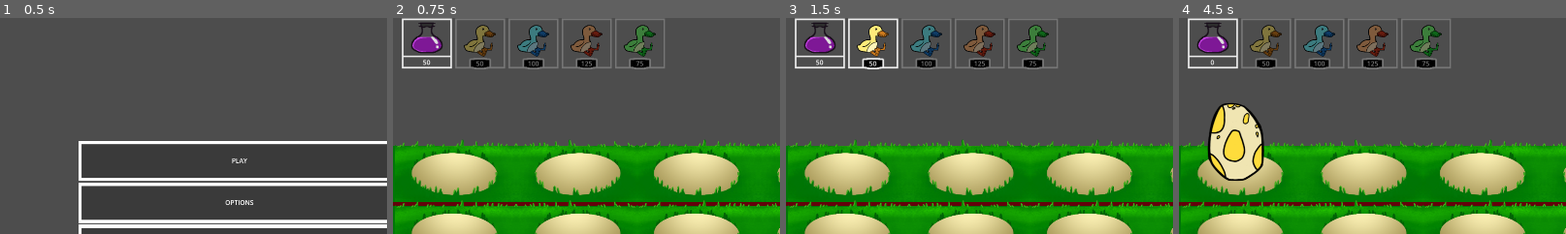
Above: before the commit, frames 1-4 (left to right).
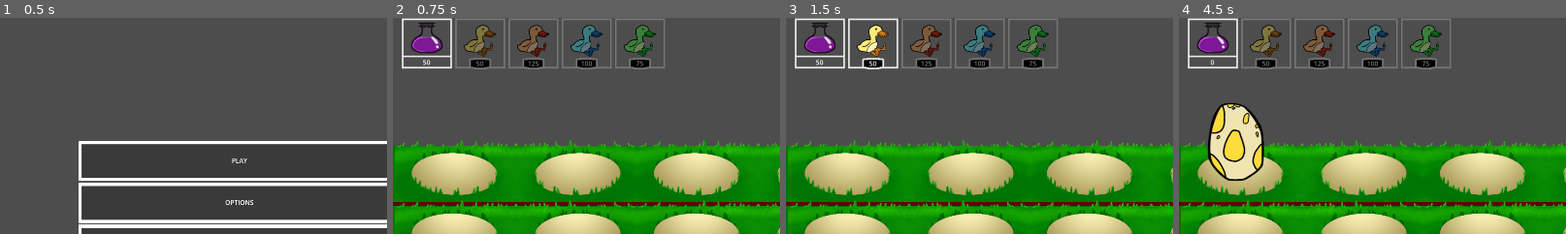
Above: after the commit, the same moments.

Repository: ImOutOfBounds/tower-defense
Game: Godot game, scene res://scenes/ui/MainMenu.tscn
Two runs of this game, one before a commit and one after it. Both use one fixed random seed, a clock stepped at 60 frames per second and the inputs below.
Inputs (mouse positions are % of the whole screen's width and height, from its top left):
- Up to frame 1 (0.5 s): no input
- Up to frame 2 (0.75 s): click "PLAY" at 0.5 s
- Up to frame 3 (1.5 s): tap Enter at 1.25 s; move the mouse to (11, 7) at 1.27 s; click (11, 7) at 1.42 s
- Up to frame 4 (4.5 s): tap Space at 2, 3.5 s; move the mouse to (18, 7) at 2.02 s; click (18, 7) at 2.17 s; tap Enter at 2.75, 4.25 s; move the mouse to (25, 7) at 2.77 s; click (25, 7) at 2.92 s; move the mouse to (32, 7) at 3.52 s; click (32, 7) at 3.67 s; move the mouse to (8, 37) at 4.27 s; click (8, 37) at 4.42 s
The pictures show only the part of the screen within x 0-50%, y 1-51%; the shares and areas given below are measured in that part.

Frame 1 is identical in both runs. In frame 2, 1.0% of the frame differs, in the area x 32-54%, y 3-23%; in frame 3, 1.0%; in frame 4, 1.0%.

Commit message:
Applying resource usage

Diff:
--- /dev/null
+++ b/resources/ChemicalDuck.tres
@@ -0,0 +1,15 @@
+[gd_resource type="Resource" script_class="Duck" load_steps=4 format=3 uid="uid://dcofloqvy26sh"]
+
+[ext_resource type="Script" path="res://resources/duck.gd" id="1_4hkyn"]
+[ext_resource type="PackedScene" uid="uid://bv00pr4n80ion" path="res://scenes/Projectiles/GreenShot.tscn" id="1_kxpjf"]
+[ext_resource type="Texture2D" uid="uid://clhs8f5an4m2j" path="res://sprites/1000074698.png" id="3_fgvjm"]
+
+[resource]
+script = ExtResource("1_4hkyn")
+bullet = ExtResource("1_kxpjf")
+bulletTime = 1.0
+cost = 75
+isAtkDuck = true
+life = 100.0
+spriteContent = ExtResource("3_fgvjm")
+duckId = 4
--- /dev/null
+++ b/resources/FireDuck.tres
@@ -0,0 +1,15 @@
+[gd_resource type="Resource" script_class="Duck" load_steps=4 format=3 uid="uid://booaip81lt2ve"]
+
+[ext_resource type="PackedScene" uid="uid://b3pv7irlkanal" path="res://scenes/Projectiles/FireShot.tscn" id="1_fioqr"]
+[ext_resource type="Script" path="res://resources/duck.gd" id="1_xkj15"]
+[ext_resource type="Texture2D" uid="uid://bhi1pu2guh8be" path="res://sprites/1000074694.png" id="2_gm2bo"]
+
+[resource]
+script = ExtResource("1_xkj15")
+bullet = ExtResource("1_fioqr")
+bulletTime = 0.7
+cost = 125
+isAtkDuck = true
+life = 100.0
+spriteContent = ExtResource("2_gm2bo")
+duckId = 3
--- /dev/null
+++ b/resources/FreezeDuck.tres
@@ -0,0 +1,15 @@
+[gd_resource type="Resource" script_class="Duck" load_steps=4 format=3 uid="uid://bkpuxbjqntjvi"]
+
+[ext_resource type="PackedScene" uid="uid://c683wtbcm3c8s" path="res://scenes/Projectiles/IceShot.tscn" id="1_5cy77"]
+[ext_resource type="Script" path="res://resources/duck.gd" id="1_c710t"]
+[ext_resource type="Texture2D" uid="uid://b7lnv6dr73ydj" path="res://sprites/1000074690.png" id="2_y1s1q"]
+
+[resource]
+script = ExtResource("1_c710t")
+bullet = ExtResource("1_5cy77")
+bulletTime = 2.0
+cost = 100
+isAtkDuck = true
+life = 100.0
+spriteContent = ExtResource("2_y1s1q")
+duckId = 2
--- /dev/null
+++ b/resources/YellowDuck.tres
@@ -0,0 +1,15 @@
+[gd_resource type="Resource" script_class="Duck" load_steps=4 format=3 uid="uid://rdohsd3c4d5w"]
+
+[ext_resource type="Script" path="res://resources/duck.gd" id="1_3k0oh"]
+[ext_resource type="PackedScene" uid="uid://b0hnypd1rexjo" path="res://scenes/collectibles/Energy.tscn" id="1_o8a4m"]
+[ext_resource type="Texture2D" uid="uid://b0wks8ce5q57q" path="res://sprites/1000074685.png" id="3_ns8l6"]
+
+[resource]
+script = ExtResource("1_3k0oh")
+bullet = ExtResource("1_o8a4m")
+bulletTime = 5.0
+cost = 50
+isAtkDuck = false
+life = 100.0
+spriteContent = ExtResource("3_ns8l6")
+duckId = 1
--- /dev/null
+++ b/resources/duck.gd
@@ -0,0 +1,10 @@
+extends Resource
+class_name Duck
+
+@export var bullet: PackedScene
+@export var bulletTime: float = 1.0
+@export var cost: int = 0
+@export var isAtkDuck: bool = true
+@export var life: float = 100
+@export var spriteContent: Texture
+@export var duckId: int = 0
--- a/resources/menuInfo.gd
+++ /dev/null
@@ -1,7 +0,0 @@
-class_name duckInfo
-extends Resource
-
-
-@export var id : int
-@export var cost : int
-@export var sprite : Texture
--- a/scenes/torret/duck1.tscn
+++ b/scenes/torret/duck1.tscn
@@ -1,7 +1,7 @@
 [gd_scene load_steps=7 format=3 uid="uid://c03h45ggehvp5"]
 
 [ext_resource type="Script" path="res://scripts/torret_1.gd" id="1_h7ilt"]
-[ext_resource type="PackedScene" uid="uid://b0hnypd1rexjo" path="res://scenes/collectibles/Energy.tscn" id="2_shy7k"]
+[ext_resource type="Resource" uid="uid://rdohsd3c4d5w" path="res://resources/YellowDuck.tres" id="2_jyth8"]
 [ext_resource type="Texture2D" uid="uid://b0wks8ce5q57q" path="res://sprites/1000074685.png" id="3_3fkh7"]
 [ext_resource type="PackedScene" uid="uid://daabpjdihowwe" path="res://scenes/torret/egg.tscn" id="4_r13t0"]
 
@@ -14,10 +14,7 @@
 [node name="Torret1" type="StaticBody2D"]
 z_index = 1
 script = ExtResource("1_h7ilt")
-bullet = ExtResource("2_shy7k")
-bulletTime = 5.0
-cost = 50
-isAtkDuck = false
+data = ExtResource("2_jyth8")
 
 [node name="CollisionShape2D" type="CollisionShape2D" parent="."]
 position = Vector2(203.5, 28.5)
--- a/scenes/torret/duck2.tscn
+++ b/scenes/torret/duck2.tscn
@@ -1,7 +1,7 @@
 [gd_scene load_steps=6 format=3 uid="uid://b6nt482bqikky"]
 
 [ext_resource type="Script" path="res://scripts/torret_1.gd" id="1_3nruu"]
-[ext_resource type="PackedScene" uid="uid://c683wtbcm3c8s" path="res://scenes/Projectiles/IceShot.tscn" id="2_dm3s2"]
+[ext_resource type="Resource" uid="uid://bkpuxbjqntjvi" path="res://resources/FreezeDuck.tres" id="2_gtyn4"]
 [ext_resource type="Texture2D" uid="uid://b7lnv6dr73ydj" path="res://sprites/1000074690.png" id="3_lyf35"]
 [ext_resource type="PackedScene" uid="uid://daabpjdihowwe" path="res://scenes/torret/egg.tscn" id="4_almwr"]
 [ext_resource type="Texture2D" uid="uid://3oxenb8l02nx" path="res://sprites/1000074741.png" id="5_3q7d8"]
@@ -9,9 +9,7 @@
 [node name="Torret1" type="Node2D"]
 z_index = 1
 script = ExtResource("1_3nruu")
-bullet = ExtResource("2_dm3s2")
-bulletTime = 2.0
-cost = 100
+data = ExtResource("2_gtyn4")
 
 [node name="Aim" type="Marker2D" parent="."]
 position = Vector2(230, -30)
--- a/scenes/torret/duck3.tscn
+++ b/scenes/torret/duck3.tscn
@@ -1,7 +1,7 @@
 [gd_scene load_steps=6 format=3 uid="uid://np1tqdi0u0v2"]
 
 [ext_resource type="Script" path="res://scripts/torret_1.gd" id="1_6747l"]
-[ext_resource type="PackedScene" uid="uid://b3pv7irlkanal" path="res://scenes/Projectiles/FireShot.tscn" id="2_jsnjn"]
+[ext_resource type="Resource" uid="uid://booaip81lt2ve" path="res://resources/FireDuck.tres" id="2_kgnyk"]
 [ext_resource type="Texture2D" uid="uid://bhi1pu2guh8be" path="res://sprites/1000074694.png" id="3_y7au0"]
 [ext_resource type="PackedScene" uid="uid://daabpjdihowwe" path="res://scenes/torret/egg.tscn" id="4_a5db4"]
 [ext_resource type="Texture2D" uid="uid://c0n5ii4yd5sil" path="res://sprites/1000074737.png" id="5_rw7je"]
@@ -9,9 +9,7 @@
 [node name="Torret1" type="Node2D"]
 z_index = 1
 script = ExtResource("1_6747l")
-bullet = ExtResource("2_jsnjn")
-bulletTime = 0.5
-cost = 125
+data = ExtResource("2_kgnyk")
 
 [node name="Aim" type="Marker2D" parent="."]
 position = Vector2(230, -30)
--- a/scenes/torret/duck4.tscn
+++ b/scenes/torret/duck4.tscn
@@ -1,7 +1,7 @@
 [gd_scene load_steps=6 format=3 uid="uid://desvuw83pbd04"]
 
 [ext_resource type="Script" path="res://scripts/torret_1.gd" id="1_k6s72"]
-[ext_resource type="PackedScene" uid="uid://bv00pr4n80ion" path="res://scenes/Projectiles/GreenShot.tscn" id="2_mmwq7"]
+[ext_resource type="Resource" uid="uid://dcofloqvy26sh" path="res://resources/ChemicalDuck.tres" id="2_n05p5"]
 [ext_resource type="Texture2D" uid="uid://clhs8f5an4m2j" path="res://sprites/1000074698.png" id="3_iidwv"]
 [ext_resource type="PackedScene" uid="uid://daabpjdihowwe" path="res://scenes/torret/egg.tscn" id="4_vn6tn"]
 [ext_resource type="Texture2D" uid="uid://xqovwvj210mn" path="res://sprites/1000074745.png" id="5_j0rki"]
@@ -9,9 +9,7 @@
 [node name="Torret1" type="Node2D"]
 z_index = 1
 script = ExtResource("1_k6s72")
-bullet = ExtResource("2_mmwq7")
-bulletTime = 1.5
-cost = 75
+data = ExtResource("2_n05p5")
 
 [node name="Aim" type="Marker2D" parent="."]
 position = Vector2(230, -30)
--- a/scenes/ui/hotbar.tscn
+++ b/scenes/ui/hotbar.tscn
@@ -3,10 +3,10 @@
 [ext_resource type="Script" path="res://scripts/hotbar.gd" id="1_jhfni"]
 [ext_resource type="PackedScene" uid="uid://dkdwnisny52rw" path="res://scenes/ui/hotbarItem.tscn" id="2_7syf8"]
 [ext_resource type="Texture2D" uid="uid://biaq1w6g2t2le" path="res://sprites/hotbarFrame-1.png.png" id="2_m7i88"]
-[ext_resource type="Texture2D" uid="uid://b0wks8ce5q57q" path="res://sprites/1000074685.png" id="3_bn7bx"]
-[ext_resource type="Texture2D" uid="uid://b7lnv6dr73ydj" path="res://sprites/1000074690.png" id="4_t6xu1"]
-[ext_resource type="Texture2D" uid="uid://bhi1pu2guh8be" path="res://sprites/1000074694.png" id="5_d3o7i"]
-[ext_resource type="Texture2D" uid="uid://clhs8f5an4m2j" path="res://sprites/1000074698.png" id="6_8ktg7"]
+[ext_resource type="Resource" uid="uid://rdohsd3c4d5w" path="res://resources/YellowDuck.tres" id="4_r3y5m"]
+[ext_resource type="Resource" uid="uid://booaip81lt2ve" path="res://resources/FireDuck.tres" id="5_m36vs"]
+[ext_resource type="Resource" uid="uid://bkpuxbjqntjvi" path="res://resources/FreezeDuck.tres" id="6_twiwv"]
+[ext_resource type="Resource" uid="uid://dcofloqvy26sh" path="res://resources/ChemicalDuck.tres" id="7_1vwdh"]
 
 [node name="Hotbar" type="CanvasLayer"]
 script = ExtResource("1_jhfni")
@@ -40,24 +40,16 @@
 
 [node name="HotbarItem" parent="Control/HBoxContainer" instance=ExtResource("2_7syf8")]
 layout_mode = 2
-spriteContent = ExtResource("3_bn7bx")
-costContent = 50
-duckId = 1
+data = ExtResource("4_r3y5m")
 
 [node name="HotbarItem2" parent="Control/HBoxContainer" instance=ExtResource("2_7syf8")]
 layout_mode = 2
-spriteContent = ExtResource("4_t6xu1")
-costContent = 100
-duckId = 2
+data = ExtResource("5_m36vs")
 
 [node name="HotbarItem3" parent="Control/HBoxContainer" instance=ExtResource("2_7syf8")]
 layout_mode = 2
-spriteContent = ExtResource("5_d3o7i")
-costContent = 125
-duckId = 3
+data = ExtResource("6_twiwv")
 
 [node name="HotbarItem4" parent="Control/HBoxContainer" instance=ExtResource("2_7syf8")]
 layout_mode = 2
-spriteContent = ExtResource("6_8ktg7")
-costContent = 75
-duckId = 4
+data = ExtResource("7_1vwdh")
--- a/scripts/hotbar_item.gd
+++ b/scripts/hotbar_item.gd
@@ -3,40 +3,36 @@
 @onready var sprite = $Sprite2D
 @onready var cost = 0
 
-@export var spriteContent : Texture
-@export var costContent : int = 0
-@export var duckId : int = 0
+@export var data: Duck  # Agora o recurso contendo todos os dados
 
-# Função para configurar o sprite e o custo externamente
-func set_duck_info(new_sprite : Texture, new_cost : int) -> void:
-	sprite.texture = new_sprite
-	cost = new_cost
-	spriteContent = new_sprite
-	costContent = new_cost
+# Função para configurar o sprite e o custo com base no Resource
+func set_duck_info(data: Duck) -> void:
+	if data == null:
+		push_error("Recurso Duck não atribuído!")
+		return
+
+	sprite.texture = data.spriteContent
+	cost = data.cost
 	$Cost.text = str(cost)
 
 # Called when the node enters the scene tree for the first time.
 func _ready() -> void:
-	if spriteContent != null and costContent != 0:
-		set_duck_info(spriteContent, costContent)
-	# Inicializa a modulação de cor de acordo com o estado de currentDuck
+	if data:
+		set_duck_info(data)
 	update_modulate()
 
-# Função para atualizar a modulação com base no Global.currentDuck
+# Função para atualizar a cor com base no pato selecionado
 func update_modulate() -> void:
-	if Global.currentDuck == duckId:
-		# Se o duckId for igual ao currentDuck, retorna à cor normal
-		self.modulate = Color(1, 1, 1)  # Cor normal (sem modulação)
+	if data and Global.currentDuck == data.duckId:
+		self.modulate = Color(1, 1, 1)  # Normal
 
 func _process(_delta: float) -> void:
-	if Global.currentDuck != duckId:
-		self.modulate = Color(0.5, 0.5, 0.5)
+	if data and Global.currentDuck != data.duckId:
+		self.modulate = Color(0.5, 0.5, 0.5)  # Desativado
 
-# Função chamada no clique do botão do mouse
+# Quando clicado
 func _on_gui_input(event: InputEvent) -> void:
-	if event is InputEventMouseButton:
-		if event.button_index == MOUSE_BUTTON_LEFT and event.pressed and Global.nrg >= costContent:
-			# Atualiza o ID do pato global ao clicar
-			Global.currentDuck = duckId
-			# Atualiza a modulação da cor
-			update_modulate()  # Vai aplicar a cor correta com base no estado atual
+	if event is InputEventMouseButton and event.button_index == MOUSE_BUTTON_LEFT and event.pressed:
+		if data and Global.nrg >= data.cost:
+			Global.currentDuck = data.duckId
+			update_modulate()
--- a/scripts/inst_place.gd
+++ b/scripts/inst_place.gd
@@ -12,10 +12,10 @@
 			# Instancia a cena
 			var new_instance = selected_duck.instantiate()
 			# Verifica se o id atual do pato está dentro do array
-			if Global.currentDuck > 0 and not haveDuck and Global.nrg - new_instance.cost >= 0:
+			if Global.currentDuck > 0 and not haveDuck and Global.nrg - new_instance.data.cost >= 0:
 				add_child(new_instance)  # Adiciona o pato à cena
 				haveDuck = true
-				Global.nrg -= new_instance.cost
+				Global.nrg -= new_instance.data.cost
 				Global.currentDuck = 0
 			else:
 				print("ID do pato fora do alcance!")
--- a/scripts/torret_1.gd
+++ b/scripts/torret_1.gd
@@ -1,45 +1,48 @@
 extends Node2D
 
-@export var bullet : PackedScene
-@onready var isInTimer = false
-@export var bulletTime : float = 1
-@export var cost : int = 0
-@export var isAtkDuck : bool = true
-@onready var life : float = 100
-@onready var isBeingAtk : bool = false
+@export var data: Duck  # resource externo
 
-var can_shoot : bool = false  # Só atira depois que o ovo for chocado
+@onready var isInTimer: bool = false
+@onready var isBeingAtk: bool = false
+@onready var currentLife: float = 0  # valor interno que copia o do resource
+
+var can_shoot: bool = false  # Só atira depois que o ovo for chocado
 
 func _ready() -> void:
-	# Oculta o Sprite2D no início
 	$Icon.visible = false
+	if data != null:
+		currentLife = data.life
+	else:
+		push_warning("PlantData não foi atribuído!")
 
 func _process(_delta: float) -> void:
-	# Só atira se o sprite foi "ativado"
-	if life <= 0:
+	if currentLife <= 0:
 		queue_free()
+
 	if isBeingAtk:
-		life -= 0.5
-	if can_shoot and ($RayCast2D.get_collider() or not isAtkDuck) and not isInTimer:
+		currentLife -= 0.5
+
+	if not data:
+		return
+
+	if can_shoot and ($RayCast2D.get_collider() or not data.isAtkDuck) and not isInTimer:
 		isInTimer = true
-		$Timer.start(bulletTime)
+		$Timer.start(data.bulletTime)
 	elif not $RayCast2D.get_collider() and not isInTimer:
 		$Timer.stop()
 
 func _on_timer_timeout() -> void:
-	if not can_shoot:
+	if not can_shoot or not data:
 		return
 
-	var new_instance = bullet.instantiate()
+	var new_instance = data.bullet.instantiate()
 	new_instance.position = $Aim.position
 	add_child(new_instance)
 	isInTimer = false
 
-# Conectado ao sinal "cracked" emitido pelo ovo
 func _on_egg_cracked() -> void:
 	can_shoot = true
 	$Icon.visible = true
 
-
-func _on_hitbox_body_entered(body: Node2D) -> void:
+func _on_hitbox_body_entered(_body: Node2D) -> void:
 	isBeingAtk = true
